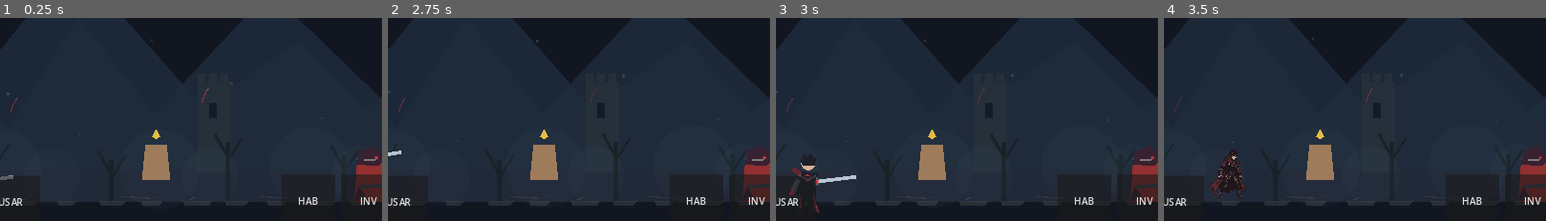
Above: before the commit, frames 1-4 (left to right).
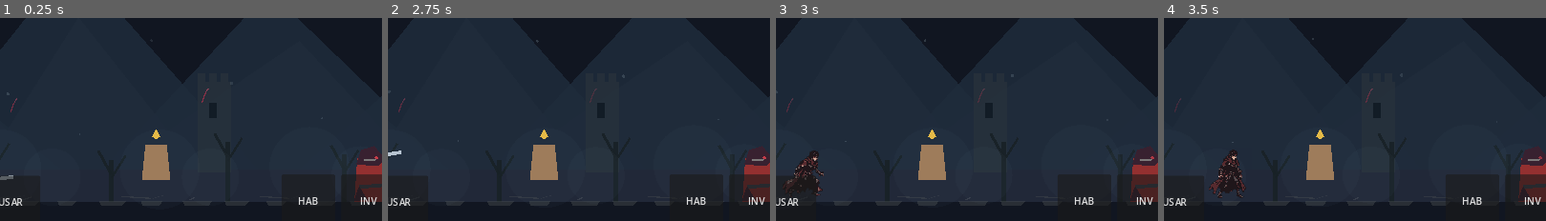
Above: after the commit, the same moments.

Repository: LoloscarPrr/EchoFragment
Game: Godot game, scene res://scenes/main/Main.tscn
Two runs of this game, one before a commit and one after it. Both use one fixed random seed, a clock stepped at 60 frames per second and the inputs below.
Inputs:
- Up to frame 1 (0.25 s): no input
- Up to frame 2 (2.75 s): click "◀" at 0.5 s; click "▶" at 1.25 s; click "SALTO" at 2 s
- Up to frame 3 (3 s): click "ESQ" at 2.75 s
- Up to frame 4 (3.5 s): no input
The pictures show only the part of the screen within x 22-72%, y 46-96%; the shares and areas given below are measured in that part.

Frames 1-2 are identical in both runs. In frame 3, 0.9% of the frame differs, in the area x 2-21%, y 65-97%; in frame 4, nothing differs.

Commit message:
fix(player): tick dodge animation without disrupting dodge physics

Diff:
--- a/scripts/player/Player.gd
+++ b/scripts/player/Player.gd
@@ -83,6 +83,7 @@
 
 	if now < _dodge_until:
 		move_and_slide()
+		animation_controller.tick(is_on_floor(), velocity)
 		_update_visual(delta)
 		return
 
@@ -205,6 +206,7 @@
 	else:
 		facing = sign(dodge_direction)
 
+	animation_controller.start_dodge()
 	velocity.x = dodge_direction * dodge_speed
 	velocity.y = 0.0
 	var duration_bonus := 0.05 if progression.has_skill(&"cunning_step") else 0.0
